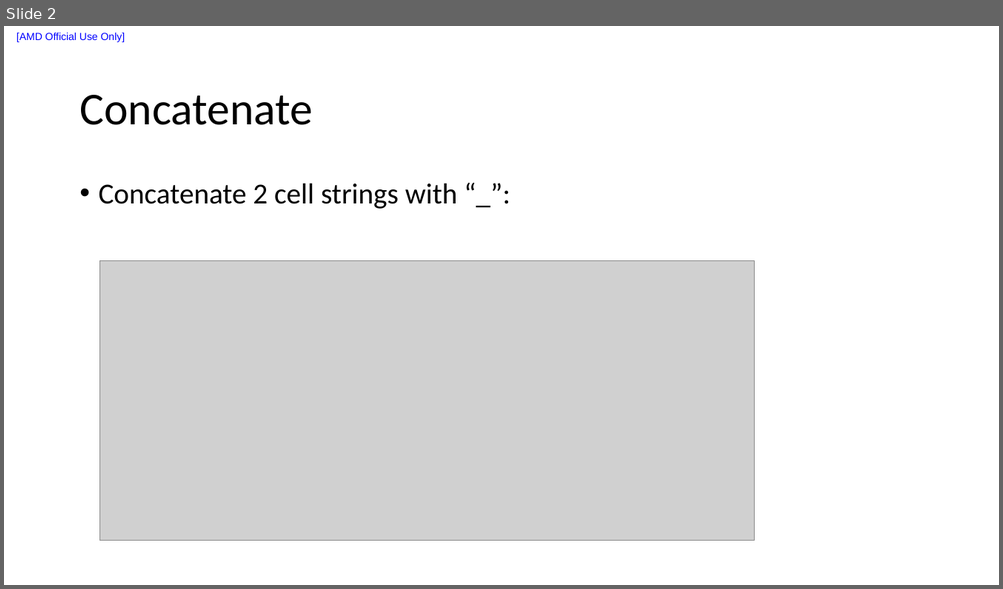
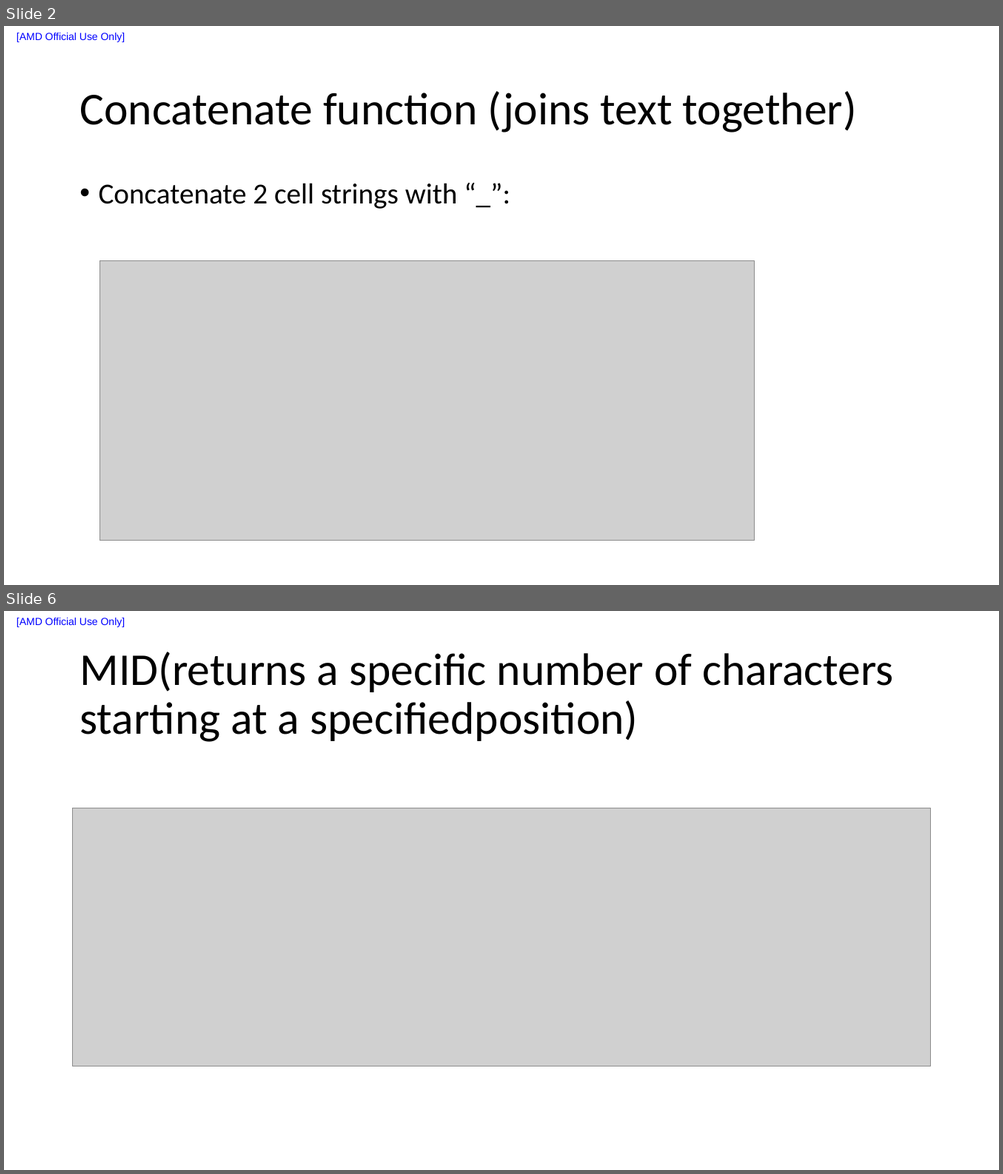
Before and after one commit to liuxu-github-ui/Excel, a slide deck: ExcelFundamentalsfordataanalysis.pptx. Shown one above the other, each under a label of ours: slide 2 before the commit, slides 2 and 6 after it; the slides between them are not shown. The pictures are 1003x589 and 1003x1174 pixels, drawn with LibreOffice and Linux fonts; fonts in the diff are those of the drawing; grey boxes stand for pictures. Boxes give left, top, right and bottom in pixels: in the first picture for what was removed or moved away, otherwise in the second. Text is boxed around its words. In the diff, an @@ line names an element or a change of style, - is before the commit and + after.

```diff
--- a/ExcelFundamentalsfordataanalysis.pptx
+++ b/ExcelFundamentalsfordataanalysis.pptx
@@ slide 6 added at [4,611,999,1170], background #FFFFFF; not listed: 1 template element that a slide beside it also shows @@
@@ title added at [79,652,893,742], 44 pt, text #000000 @@
+MID(returns a specific number of characters starting at a specifiedposition)
@@ picture added at [73,808,930,1067] @@
@@ slide 2 changed as well @@
@@ title at [79,91,856,133]: text changed @@
-Concatenate
+Concatenate function (joins text together)
```
Also in this commit, not shown: 5 other slides added, 1 slide removed.
